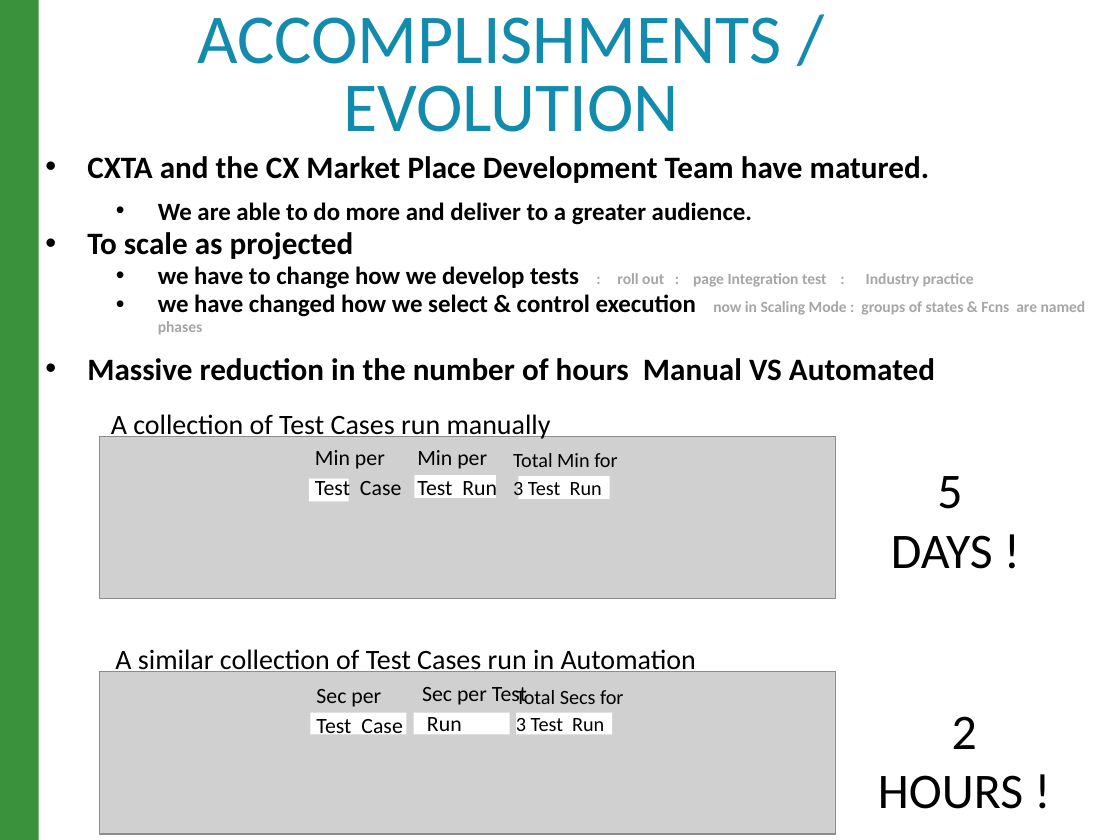
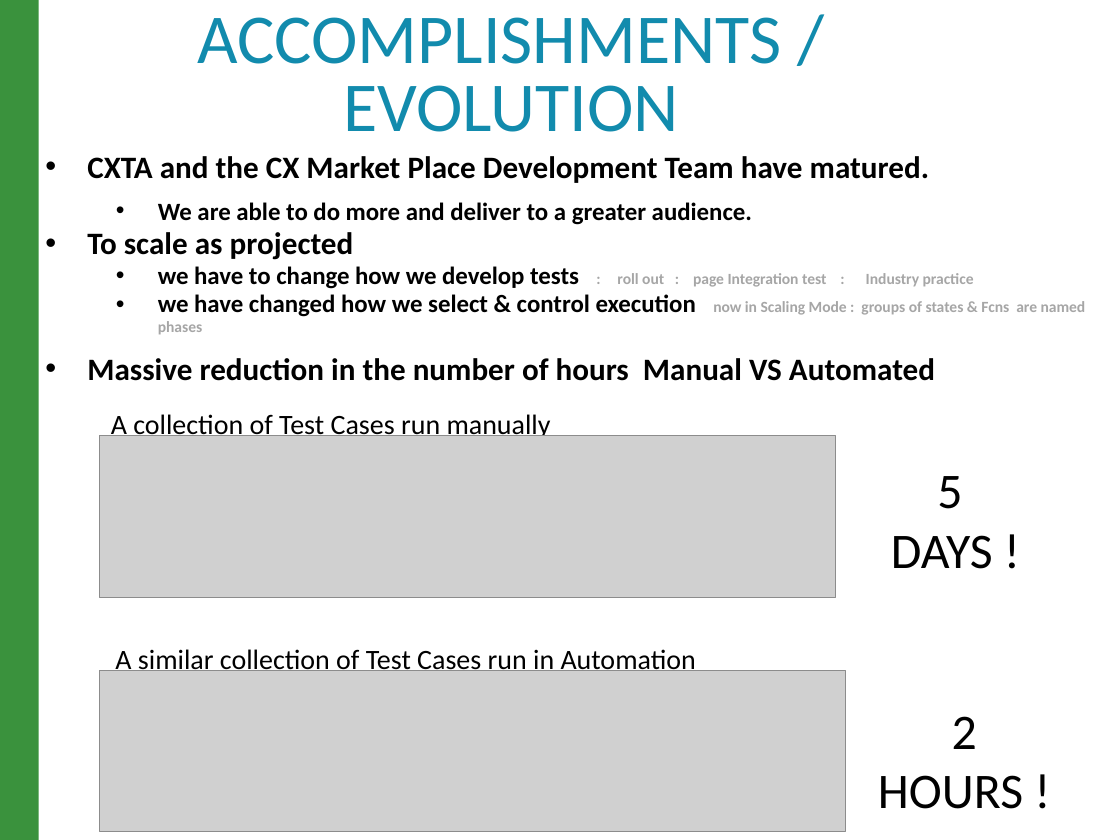
Before and after one commit to raghav9329/mainProf, a slide deck: slide 4 of CurrentWork_Delta/CX_StrategyPowerPoint.pptx. Drawn at 1120x840 pixels with LibreOffice and Linux fonts; fonts in the diff are those of the drawing; grey boxes stand for pictures. Boxes give left, top, right and bottom in pixels: in the first picture for what was removed or moved away, otherwise in the second. Text is boxed around its words. In the diff, an @@ line names an element or a change of style, - is before the commit and + after.

```diff
--- a/CurrentWork_Delta/CX_StrategyPowerPoint.pptx
+++ b/CurrentWork_Delta/CX_StrategyPowerPoint.pptx
@@ rectangle removed at [309, 478, 349, 501] @@
@@ text removed at [315, 450, 401, 502] @@
-Min per Test Case
@@ rectangle removed at [414, 475, 496, 497] @@
@@ text removed at [417, 450, 497, 502] @@
-Min per Test Run
@@ text removed at [513, 453, 617, 501] @@
-Total Min for 3 Test Run
@@ rectangle removed at [519, 476, 609, 498] @@
@@ picture: place and size @@
-picture at [100, 671, 836, 833]
+picture at [100, 670, 846, 831]
@@ text removed at [316, 689, 402, 733] @@
-Sec per Test Case
@@ text removed at [422, 687, 527, 738] @@
-Sec per Test Run
@@ text removed at [516, 687, 623, 738] @@
-Total Secs for 3 Test Run
@@ rectangle removed at [310, 712, 407, 734] @@
@@ rectangle removed at [413, 712, 510, 734] @@
@@ rectangle removed at [516, 712, 613, 734] @@
```
Also in this commit, not shown: 6 other slides changed, 5 other files.
